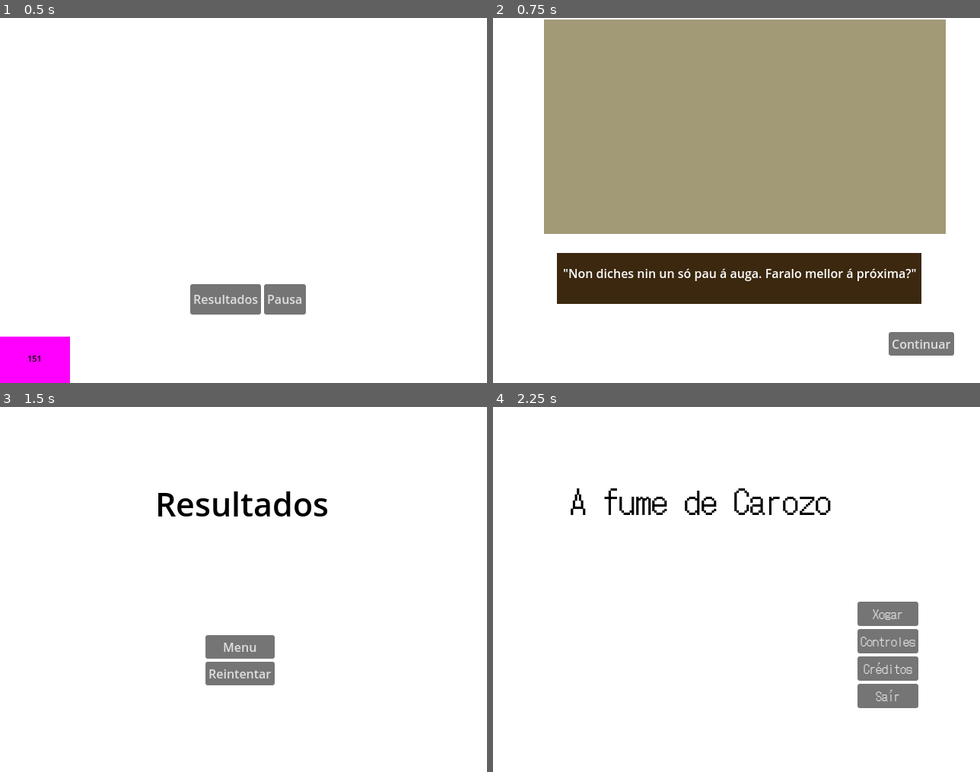
Above: before the commit, frames 1-4 (two rows, left to right).
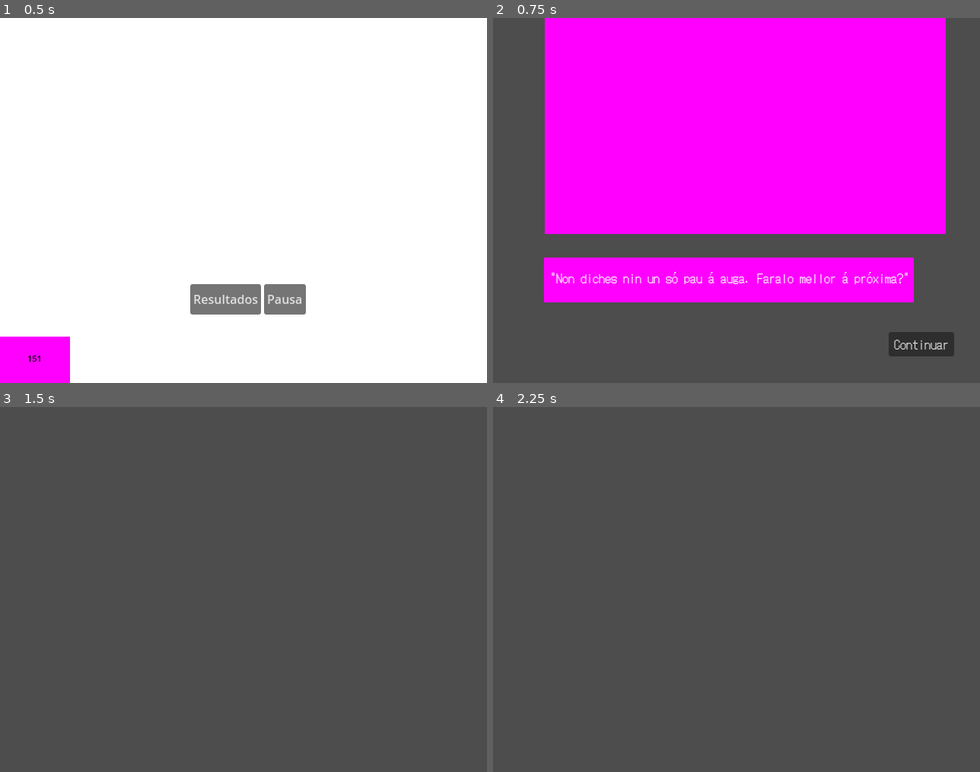
Above: after the commit, the same moments.

Repository: amenrio/techo-de-cristal
Game: Godot game, scene res://02_scenes/04_screens/game_screen.tscn
Two runs of this game, one before a commit and one after it. Both use one fixed random seed, a clock stepped at 60 frames per second and the inputs below. This scene is started directly instead of the project's main scene.
Inputs (mouse positions are in pixels of both pictures, inside the frame that each line leads up to):
- Up to frame 1 (0.5 s): no input
- Up to frame 2 (0.75 s): click "Resultados" at 0.5 s
- Up to frame 3 (1.5 s): click "Continuar" at 1.25 s
- Up to frame 4 (2.25 s): click (731, 647) at 2 s, where only the run before the commit has a clickable "Menu"

Frame 1 is identical in both runs. In frame 2, 100% of the frame differs, in the area x 0-100%, y 0-100%; in frame 3, 100%; in frame 4, 100%.

Commit message:
results screen beginning to setup, button funcctionality doesnt work yet

Diff:
--- a/02_scenes/04_screens/feedback_screen.gd
+++ /dev/null
@@ -1,5 +0,0 @@
-extends Node2D
-
-
-func _on_b_continuar_pressed():
-		get_tree().change_scene_to_file("res://02_scenes/04_screens/results_screen.tscn")
--- a/02_scenes/04_screens/feedback_screen.tscn
+++ /dev/null
@@ -1,71 +0,0 @@
-[gd_scene load_steps=2 format=3 uid="uid://bp42mvuqc64y0"]
-
-[ext_resource type="Script" path="res://02_scenes/04_screens/feedback_screen.gd" id="1_octdh"]
-
-[node name="feedbackScreen" type="Node2D"]
-script = ExtResource("1_octdh")
-
-[node name="CanvasLayer" type="CanvasLayer" parent="."]
-
-[node name="interfaces" type="Control" parent="CanvasLayer"]
-layout_mode = 3
-anchors_preset = 15
-anchor_right = 1.0
-anchor_bottom = 1.0
-grow_horizontal = 2
-grow_vertical = 2
-metadata/_edit_use_anchors_ = true
-
-[node name="bgIMG" type="TextureRect" parent="CanvasLayer/interfaces"]
-layout_mode = 0
-offset_right = 40.0
-offset_bottom = 40.0
-
-[node name="fondoPLACEHOLDER" type="ColorRect" parent="CanvasLayer/interfaces"]
-layout_mode = 0
-offset_right = 640.0
-offset_bottom = 480.0
-metadata/_edit_use_anchors_ = true
-
-[node name="ColorRectPLACEHOLDER" type="ColorRect" parent="CanvasLayer/interfaces"]
-layout_mode = 0
-offset_left = 67.0
-offset_top = 2.0
-offset_right = 595.0
-offset_bottom = 284.0
-color = Color(0.635294, 0.6, 0.466667, 1)
-metadata/_edit_use_anchors_ = true
-
-[node name="ColorRect4PLACEHOLDER" type="ColorRect" parent="CanvasLayer/interfaces"]
-layout_mode = 0
-offset_left = 84.0
-offset_top = 309.0
-offset_right = 563.0
-offset_bottom = 376.0
-color = Color(0.231373, 0.156863, 0.0588235, 1)
-
-[node name="feedbackBox" type="TextureRect" parent="CanvasLayer/interfaces"]
-layout_mode = 0
-offset_left = 84.0
-offset_top = 309.0
-offset_right = 124.0
-offset_bottom = 349.0
-
-[node name="feedbackText" type="Label" parent="CanvasLayer/interfaces/feedbackBox"]
-layout_mode = 0
-offset_left = 8.0
-offset_top = 15.0
-offset_right = 473.0
-offset_bottom = 58.0
-text = "\"Non diches nin un só pau á auga. Faralo mellor á próxima?\""
-
-[node name="bContinuar" type="Button" parent="CanvasLayer/interfaces"]
-layout_mode = 0
-offset_left = 520.0
-offset_top = 413.0
-offset_right = 606.0
-offset_bottom = 444.0
-text = "Continuar"
-metadata/_edit_use_anchors_ = true
-
-[connection signal="pressed" from="CanvasLayer/interfaces/bContinuar" to="." method="_on_b_continuar_pressed"]
--- a/02_scenes/04_screens/gameScreen.gd
+++ b/02_scenes/04_screens/gameScreen.gd
@@ -3,7 +3,7 @@
 
 
 func _on_b_resultados_pressed():
-	get_tree().change_scene_to_file("res://02_scenes/04_screens/feedback_screen.tscn")
+	get_tree().change_scene_to_file("res://02_scenes/04_screens/results_screen.tscn")
 
 
 func _on_b_pausa_pressed():
--- a/02_scenes/04_screens/results_screen.gd
+++ b/02_scenes/04_screens/results_screen.gd
@@ -7,3 +7,8 @@
 
 func _on_b_reintentar_pressed():
 	get_tree().change_scene_to_file("res://02_scenes/04_screens/game_screen.tscn")
+
+
+func _on_b_continuar_pressed():
+	$feedbackLayer.get_child(0).hide()
+	$detailsLayer.get_child(0).show()
--- a/02_scenes/04_screens/results_screen.tscn
+++ b/02_scenes/04_screens/results_screen.tscn
@@ -1,15 +1,23 @@
-[gd_scene load_steps=3 format=3 uid="uid://c0r7455aj0tpr"]
+[gd_scene load_steps=7 format=3 uid="uid://c0r7455aj0tpr"]
 
 [ext_resource type="Script" path="res://02_scenes/04_screens/results_screen.gd" id="1_70ytu"]
+[ext_resource type="FontFile" uid="uid://db6d2d1an2lbk" path="res://01_assets/02_fonts/DotGothic16-Regular.ttf" id="2_58q14"]
+[ext_resource type="Theme" uid="uid://pd8stp4u7wqj" path="res://03_themes/gameTheme.tres" id="3_bvoy4"]
 
 [sub_resource type="Theme" id="Theme_811cl"]
+default_font = ExtResource("2_58q14")
+
+[sub_resource type="ViewportTexture" id="ViewportTexture_av8kj"]
+
+[sub_resource type="ViewportTexture" id="ViewportTexture_v5gnb"]
 
 [node name="resultsScreen" type="Node2D"]
 script = ExtResource("1_70ytu")
 
-[node name="CanvasLayer" type="CanvasLayer" parent="."]
-
-[node name="interfaces" type="Control" parent="CanvasLayer"]
+[node name="detailsLayer" type="CanvasLayer" parent="."]
+visible = false
+
+[node name="interfaces" type="Control" parent="detailsLayer"]
 layout_mode = 3
 anchors_preset = 15
 anchor_right = 1.0
@@ -18,17 +26,15 @@
 grow_vertical = 2
 metadata/_edit_use_anchors_ = true
 
-[node name="fondoPlaceholder" type="ColorRect" parent="CanvasLayer/interfaces"]
-layout_mode = 0
-offset_right = 640.0
-offset_bottom = 480.0
-
-[node name="bgIMG" type="TextureRect" parent="CanvasLayer/interfaces"]
-layout_mode = 0
-offset_right = 40.0
-offset_bottom = 40.0
-
-[node name="tResultados" type="Label" parent="CanvasLayer/interfaces"]
+[node name="background" type="TextureRect" parent="detailsLayer/interfaces"]
+layout_mode = 1
+anchors_preset = 15
+anchor_right = 1.0
+anchor_bottom = 1.0
+grow_horizontal = 2
+grow_vertical = 2
+
+[node name="resultsTitle" type="Label" parent="detailsLayer/interfaces"]
 layout_mode = 0
 offset_left = 204.0
 offset_top = 98.0
@@ -40,20 +46,175 @@
 text = "Resultados"
 horizontal_alignment = 1
 
-[node name="VBoxContainer" type="VBoxContainer" parent="CanvasLayer/interfaces"]
+[node name="VBoxContainer" type="VBoxContainer" parent="detailsLayer/interfaces"]
 layout_mode = 0
 offset_left = 270.0
-offset_top = 300.0
+offset_top = 350.0
 offset_right = 361.0
-offset_bottom = 366.0
-
-[node name="bMenu" type="Button" parent="CanvasLayer/interfaces/VBoxContainer"]
-layout_mode = 2
+offset_bottom = 418.0
+
+[node name="bMenu" type="Button" parent="detailsLayer/interfaces/VBoxContainer"]
+layout_mode = 2
+theme = ExtResource("3_bvoy4")
 text = "Menu"
 
-[node name="bReintentar" type="Button" parent="CanvasLayer/interfaces/VBoxContainer"]
-layout_mode = 2
+[node name="bReintentar" type="Button" parent="detailsLayer/interfaces/VBoxContainer"]
+layout_mode = 2
+theme = ExtResource("3_bvoy4")
 text = "Reintentar"
 
-[connection signal="pressed" from="CanvasLayer/interfaces/VBoxContainer/bMenu" to="." method="_on_b_menu_pressed"]
-[connection signal="pressed" from="CanvasLayer/interfaces/VBoxContainer/bReintentar" to="." method="_on_b_reintentar_pressed"]
+[node name="statsboxs" type="HBoxContainer" parent="detailsLayer/interfaces"]
+layout_mode = 1
+anchors_preset = 14
+anchor_top = 0.5
+anchor_right = 1.0
+anchor_bottom = 0.5
+offset_top = -35.0
+offset_bottom = 35.0
+grow_horizontal = 2
+grow_vertical = 2
+
+[node name="VSeparator" type="VSeparator" parent="detailsLayer/interfaces/statsboxs"]
+layout_mode = 2
+theme_override_constants/separation = 37
+
+[node name="Points" type="VBoxContainer" parent="detailsLayer/interfaces/statsboxs"]
+layout_mode = 2
+
+[node name="Diñeiro ganado" type="Label" parent="detailsLayer/interfaces/statsboxs/Points"]
+layout_mode = 2
+size_flags_vertical = 3
+theme = SubResource("Theme_811cl")
+theme_override_colors/font_color = Color(0, 0, 0, 1)
+theme_override_font_sizes/font_size = 20
+text = "Diñeiro ganado
+"
+horizontal_alignment = 1
+vertical_alignment = 1
+
+[node name="Diñeiro ganado2" type="Label" parent="detailsLayer/interfaces/statsboxs/Points"]
+layout_mode = 2
+theme = SubResource("Theme_811cl")
+theme_override_colors/font_color = Color(0, 0, 0, 1)
+theme_override_font_sizes/font_size = 20
+text = "353445345"
+horizontal_alignment = 1
+
+[node name="VSeparator3" type="VSeparator" parent="detailsLayer/interfaces/statsboxs"]
+layout_mode = 2
+theme_override_constants/separation = 37
+
+[node name="Alimentos Recollidos" type="VBoxContainer" parent="detailsLayer/interfaces/statsboxs"]
+layout_mode = 2
+
+[node name="Alimentos Recollidos" type="Label" parent="detailsLayer/interfaces/statsboxs/Alimentos Recollidos"]
+layout_mode = 2
+size_flags_vertical = 6
+theme = SubResource("Theme_811cl")
+theme_override_colors/font_color = Color(0, 0, 0, 1)
+theme_override_font_sizes/font_size = 20
+text = "Alimentos Recollidos"
+horizontal_alignment = 1
+
+[node name="Alimentos Recollidos2" type="Label" parent="detailsLayer/interfaces/statsboxs/Alimentos Recollidos"]
+layout_mode = 2
+theme = SubResource("Theme_811cl")
+theme_override_colors/font_color = Color(0, 0, 0, 1)
+theme_override_font_sizes/font_size = 20
+text = "43543453"
+horizontal_alignment = 1
+
+[node name="VSeparator2" type="VSeparator" parent="detailsLayer/interfaces/statsboxs"]
+layout_mode = 2
+theme_override_constants/separation = 37
+
+[node name="Alimentos Recollidos2" type="VBoxContainer" parent="detailsLayer/interfaces/statsboxs"]
+layout_mode = 2
+
+[node name="Pratos Entregados" type="Label" parent="detailsLayer/interfaces/statsboxs/Alimentos Recollidos2"]
+layout_mode = 2
+theme = SubResource("Theme_811cl")
+theme_override_colors/font_color = Color(0, 0, 0, 1)
+theme_override_font_sizes/font_size = 20
+text = "Pratos
+Entregados"
+horizontal_alignment = 1
+
+[node name="Diñeiro ganado3" type="Label" parent="detailsLayer/interfaces/statsboxs/Alimentos Recollidos2"]
+layout_mode = 2
+theme = SubResource("Theme_811cl")
+theme_override_colors/font_color = Color(0, 0, 0, 1)
+theme_override_font_sizes/font_size = 20
+text = "3443534534534"
+horizontal_alignment = 1
+
+[node name="VSeparator4" type="VSeparator" parent="detailsLayer/interfaces/statsboxs"]
+layout_mode = 2
+theme_override_constants/separation = 37
+
+[node name="feedbackLayer" type="CanvasLayer" parent="."]
+
+[node name="interfaces" type="Control" parent="feedbackLayer"]
+layout_mode = 3
+anchors_preset = 15
+anchor_right = 1.0
+anchor_bottom = 1.0
+grow_horizontal = 2
+grow_vertical = 2
+metadata/_edit_use_anchors_ = true
+
+[node name="background" type="TextureRect" parent="feedbackLayer/interfaces"]
+layout_mode = 1
+anchors_preset = 15
+anchor_right = 1.0
+anchor_bottom = 1.0
+grow_horizontal = 2
+grow_vertical = 2
+
+[node name="background2" type="TextureRect" parent="feedbackLayer/interfaces"]
+layout_mode = 1
+anchors_preset = 15
+anchor_right = 1.0
+anchor_bottom = 1.0
+offset_left = 68.0
+offset_right = -45.0
+offset_bottom = -196.0
+grow_horizontal = 2
+grow_vertical = 2
+texture = SubResource("ViewportTexture_av8kj")
+
+[node name="feedbackBox" type="TextureRect" parent="feedbackLayer/interfaces"]
+layout_mode = 1
+anchors_preset = 15
+anchor_right = 1.0
+anchor_bottom = 1.0
+offset_left = 67.0
+offset_top = 315.0
+offset_right = -87.0
+offset_bottom = -106.0
+grow_horizontal = 2
+grow_vertical = 2
+texture = SubResource("ViewportTexture_v5gnb")
+
+[node name="feedbackText" type="Label" parent="feedbackLayer/interfaces/feedbackBox"]
+layout_mode = 0
+offset_left = 8.0
+offset_top = 15.0
+offset_right = 473.0
+offset_bottom = 58.0
+theme = ExtResource("3_bvoy4")
+text = "\"Non diches nin un só pau á auga. Faralo mellor á próxima?\""
+
+[node name="bContinuar" type="Button" parent="feedbackLayer/interfaces"]
+layout_mode = 0
+offset_left = 520.0
+offset_top = 413.0
+offset_right = 606.0
+offset_bottom = 444.0
+theme = ExtResource("3_bvoy4")
+text = "Continuar"
+metadata/_edit_use_anchors_ = true
+
+[connection signal="pressed" from="detailsLayer/interfaces/VBoxContainer/bMenu" to="." method="_on_b_menu_pressed"]
+[connection signal="pressed" from="detailsLayer/interfaces/VBoxContainer/bReintentar" to="." method="_on_b_reintentar_pressed"]
+[connection signal="pressed" from="feedbackLayer/interfaces/bContinuar" to="." method="_on_b_continuar_pressed"]
